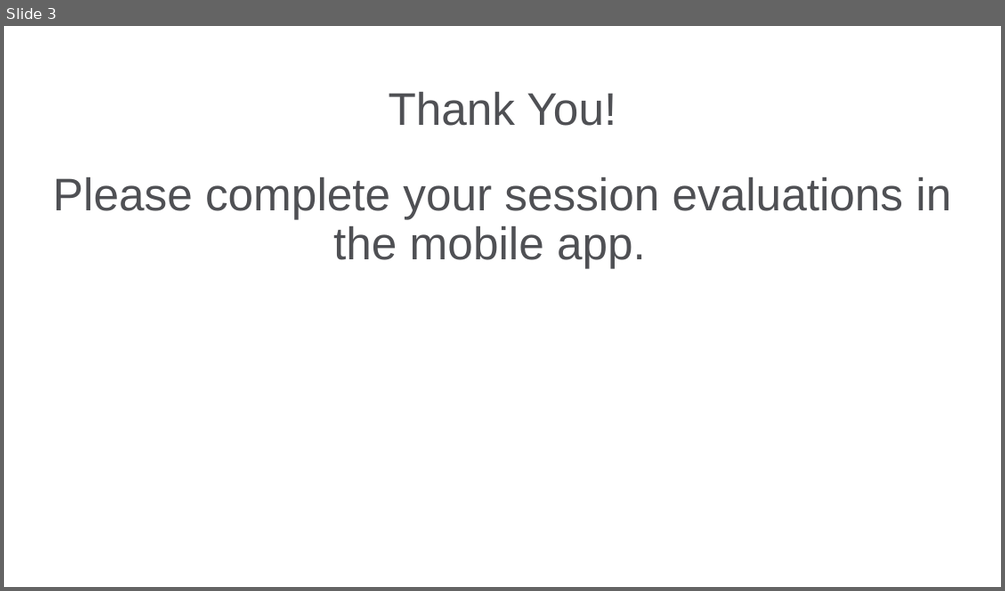
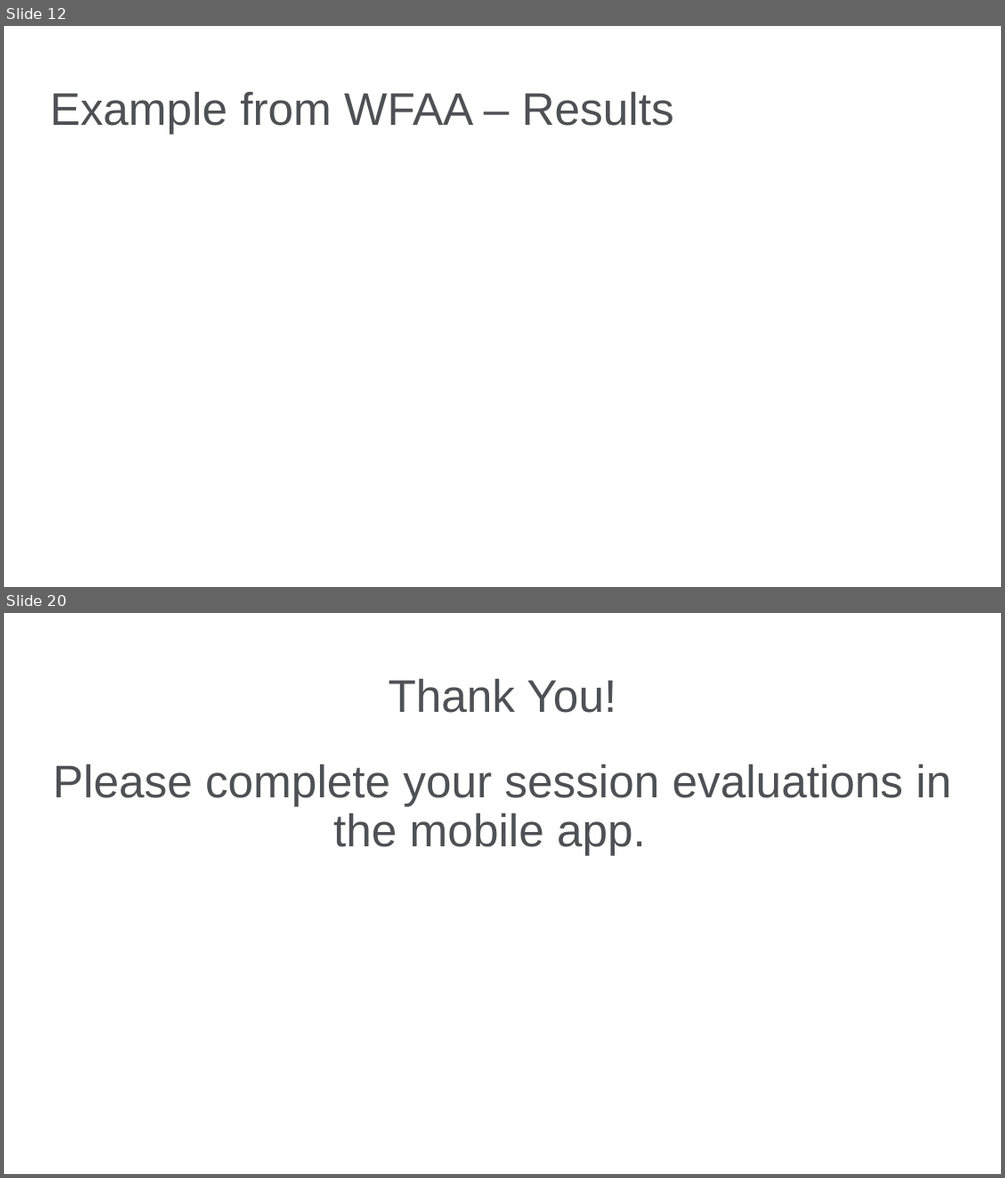
Before and after one commit to bgstieber/APRA-PD-DAS-2019, a slide deck: Generating Insights from Clustering Large Donors - BStieber APRA DAS19.pptx. Shown one above the other, each under a label of ours: slide 3 before the commit, slides 12 and 20 after it; the slides between them are not shown. The pictures are 1005x591 and 1005x1178 pixels, drawn with LibreOffice and Linux fonts; fonts in the diff are those of the drawing; background and template pictures are left out. Boxes give left, top, right and bottom in pixels: in the first picture for what was removed or moved away, otherwise in the second. Text is boxed around its words. In the diff, an @@ line names an element or a change of style, - is before the commit and + after.

```diff
--- a/Generating Insights from Clustering Large Donors - BStieber APRA DAS19.pptx
+++ b/Generating Insights from Clustering Large Donors - BStieber APRA DAS19.pptx
@@ slide 12 added at bbox=[4, 26, 1001, 587], background picture (left out) @@
@@ title added at bbox=[50, 92, 674, 134], 33 pt, text #4F5054 @@
+Example from WFAA – Results
@@ what was slide 3 is now slide 20 @@
```
Also in this commit, not shown: 2 slides changed, 16 other slides added, 1 other file.
